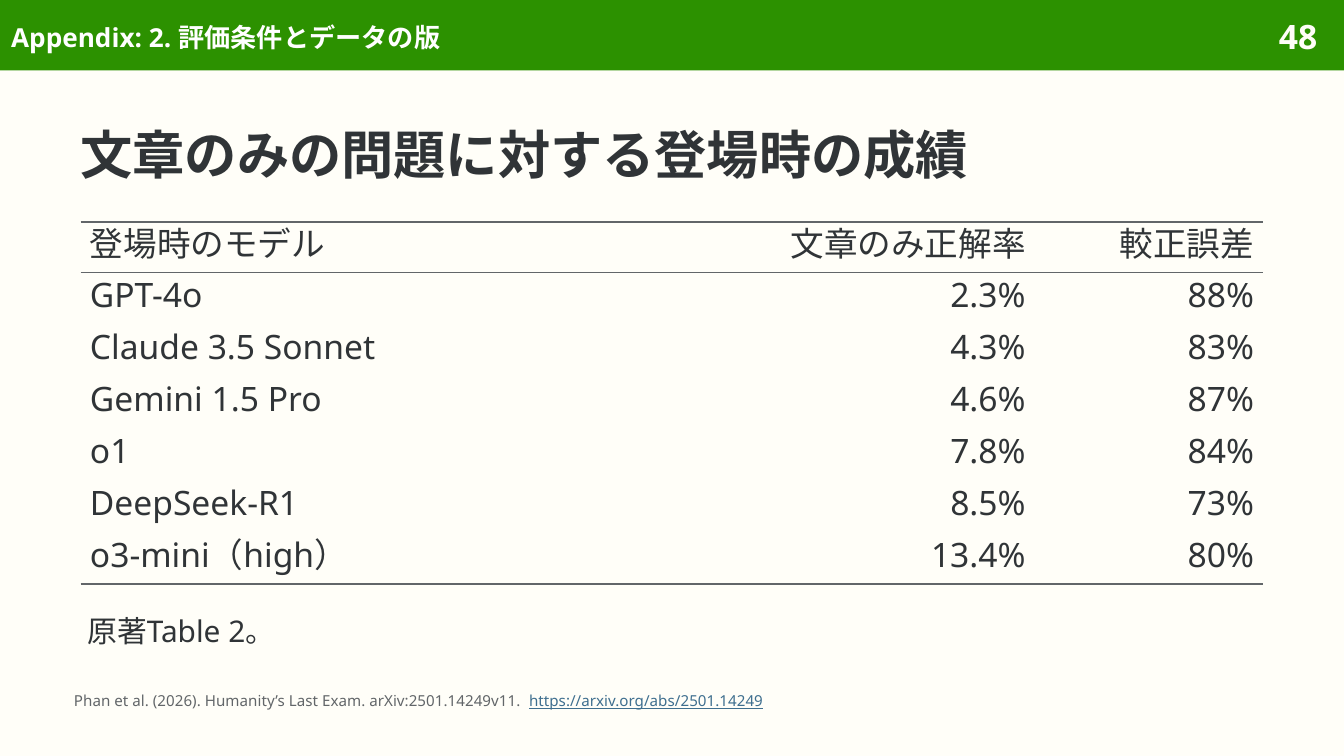
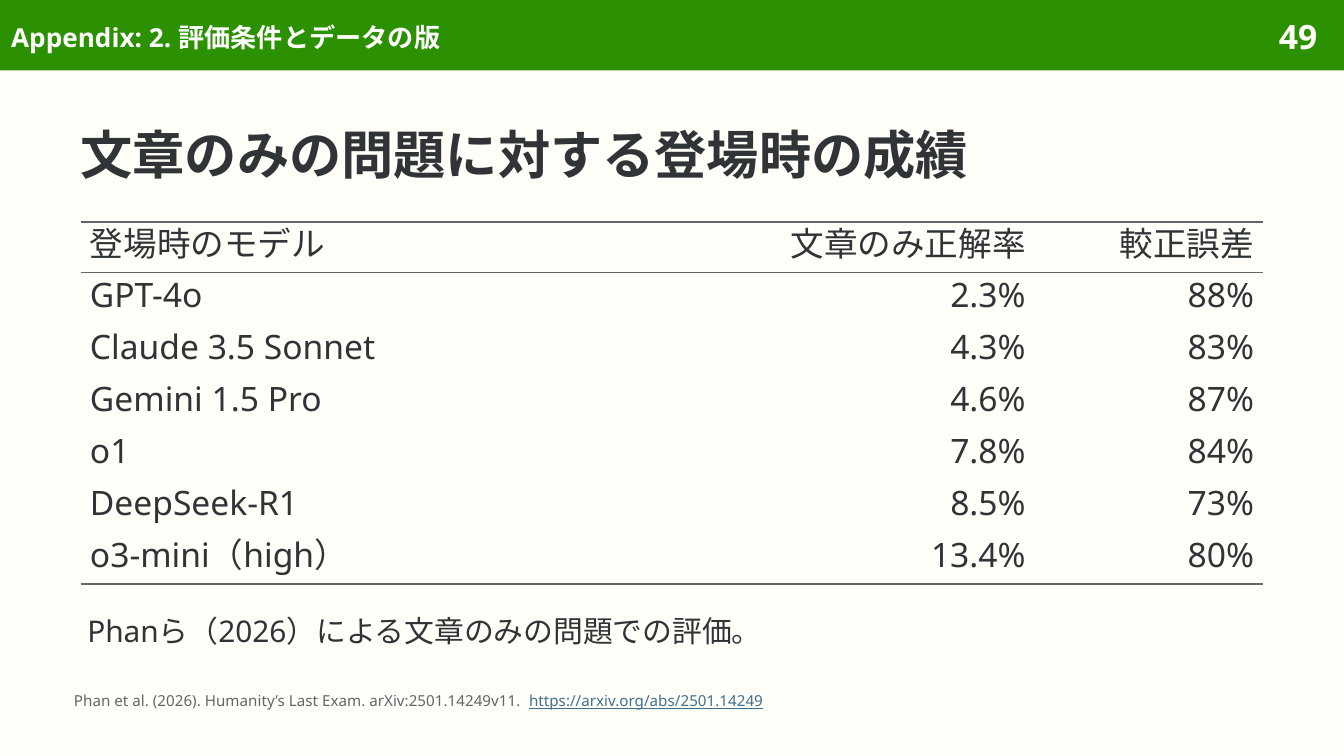
Before and after one commit to sasakiy84/datasets-in-10-minutes, a slide deck: slide 49 of slides/datasets-in-10-minutes-hle.pptx (slide 48 before the commit). Drawn at 1344x756 pixels with LibreOffice and Linux fonts; fonts in the diff are those of the drawing. Boxes give left, top, right and bottom in pixels: in the first picture for what was removed or moved away, otherwise in the second. Text is boxed around its words. In the diff, an @@ line names an element or a change of style, - is before the commit and + after.

```diff
--- a/slides/datasets-in-10-minutes-hle.pptx
+++ b/slides/datasets-in-10-minutes-hle.pptx
@@ page number at box(1279, 24, 1317, 50): text changed @@
-48
+49
@@ text at box(87, 616, 762, 645): text changed @@
-原著Table 2。
+Phanら（2026）による文章のみの問題での評価。
```
Also in this commit, not shown: 2 other slides changed, 2 slides added, 1 slide removed, 8 other files.
